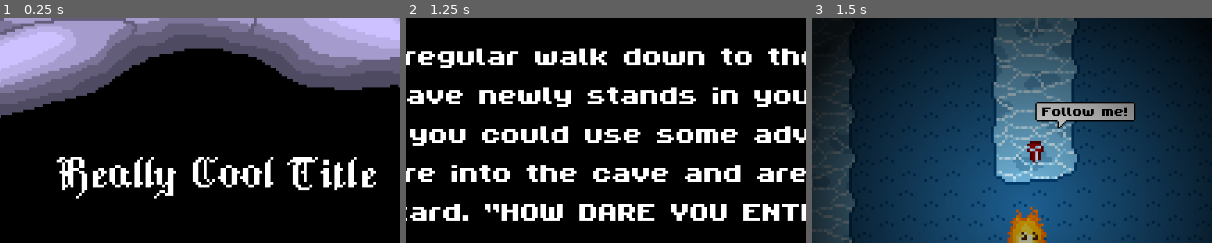
Above: before the commit, frames 1-3 (left to right).
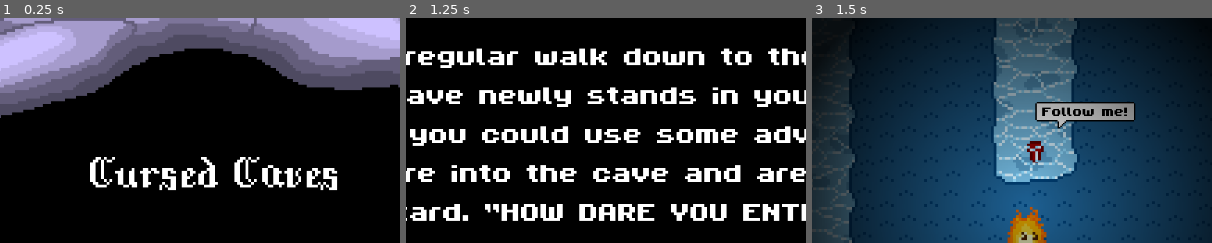
Above: after the commit, the same moments.

Repository: MalcolmFonseca/torch-game
Game: Godot game, scene res://scenes/menu/start_screen.tscn
The game is run twice, just before and just after one commit, with the same random seed, the same clock (stepped at 60 frames per second) and the same inputs. Sound files missing from this copy of the repository are replaced by a short silence.
Inputs:
- Up to frame 1 (0.25 s): no input
- Up to frame 2 (1.25 s): click "Explore" at 0.5 s
- Up to frame 3 (1.5 s): click "Enter Blue Cave" at 1.25 s
The pictures show only the part of the screen within x 23-73%, y 0-50%; the shares and areas given below are measured in that part.

The runs differ from the first frame. In frame 1, 5.7% of the frame differs, in the area x 14-94%, y 61-81%; in frame 2, nothing differs; in frame 3, nothing differs.

Commit message:
interact hint + title

Diff:
--- /dev/null
+++ b/scenes/interact_hint.tscn
@@ -0,0 +1,9 @@
+[gd_scene load_steps=2 format=3 uid="uid://b6nbsir6qt8tf"]
+
+[ext_resource type="Texture2D" uid="uid://c1cfvxoviom8q" path="res://assets/interact-button.png" id="1_8vtyu"]
+
+[node name="interact_hint" type="Node2D"]
+
+[node name="Sprite2D" type="Sprite2D" parent="."]
+position = Vector2(0, -18)
+texture = ExtResource("1_8vtyu")
--- a/scenes/menu/start_screen.tscn
+++ b/scenes/menu/start_screen.tscn
@@ -80,12 +80,12 @@
 script = ExtResource("3_42jfk")
 
 [node name="GameTitle" type="Label" parent="Screen1"]
-offset_left = -77.0
+offset_left = -79.0
 offset_top = -41.0
-offset_right = 81.0
+offset_right = 79.0
 offset_bottom = -6.0
 theme_override_fonts/font = ExtResource("4_xcvj1")
-text = "Really Cool Title"
+text = "Cursed Caves"
 horizontal_alignment = 1
 vertical_alignment = 1
 
--- a/scripts/grass-cave/lever.gd
+++ b/scripts/grass-cave/lever.gd
@@ -7,6 +7,9 @@
 var level_controller: Node
 
 @onready var audio_stream_player_2d: AudioStreamPlayer2D = $AudioStreamPlayer2D
+
+var interact_hint_asset: PackedScene = preload("res://scenes/interact_hint.tscn")
+var interact_hint: Node = null
 
 func _ready() -> void:
 	#connect signal to function
@@ -40,6 +43,11 @@
 #keep track if player overlap
 func _on_body_entered(_body: Node2D) -> void:
 	interactable = true
+	interact_hint = interact_hint_asset.instantiate()
+	add_child(interact_hint)
 
 func _on_body_exited(_body: Node2D) -> void:
 	interactable = false
+	if interact_hint:
+		interact_hint.queue_free()
+	interact_hint = null
--- a/scripts/lava-cave/blocking_gate.gd
+++ b/scripts/lava-cave/blocking_gate.gd
@@ -23,6 +23,9 @@
 
 # once the door opens, it stays open
 var isOpen : bool = false
+
+var interact_hint_asset: PackedScene = preload("res://scenes/interact_hint.tscn")
+var interact_hint: Node = null
 
 func _ready() -> void:
 	parent = self.get_parent()
@@ -60,6 +63,9 @@
 		text_bubble.add_child(key_symbol)
 		# add the text bubble with the key as a child to the scene
 		add_child(text_bubble)
+	else: #if has key, show button to press
+		interact_hint = interact_hint_asset.instantiate()
+		add_child(interact_hint)
 	isColliding = true
 
 
@@ -68,4 +74,9 @@
 	if text_bubble:
 		text_bubble.queue_free()
 	text_bubble = null
+
+	if interact_hint:
+		interact_hint.queue_free()
+	interact_hint = null
+
 	isColliding = false
Binary file added: assets/interact-button.aseprite
Binary file added: assets/interact-button.png
Not shown, added: assets/interact-button.png.import
